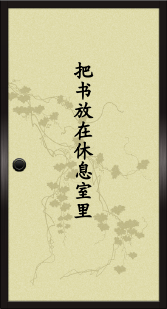
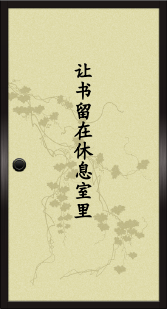
Two versions of the same layered image (167x309). Layer-by-layer changes:
painted on "..." over box(73, 62, 94, 120)